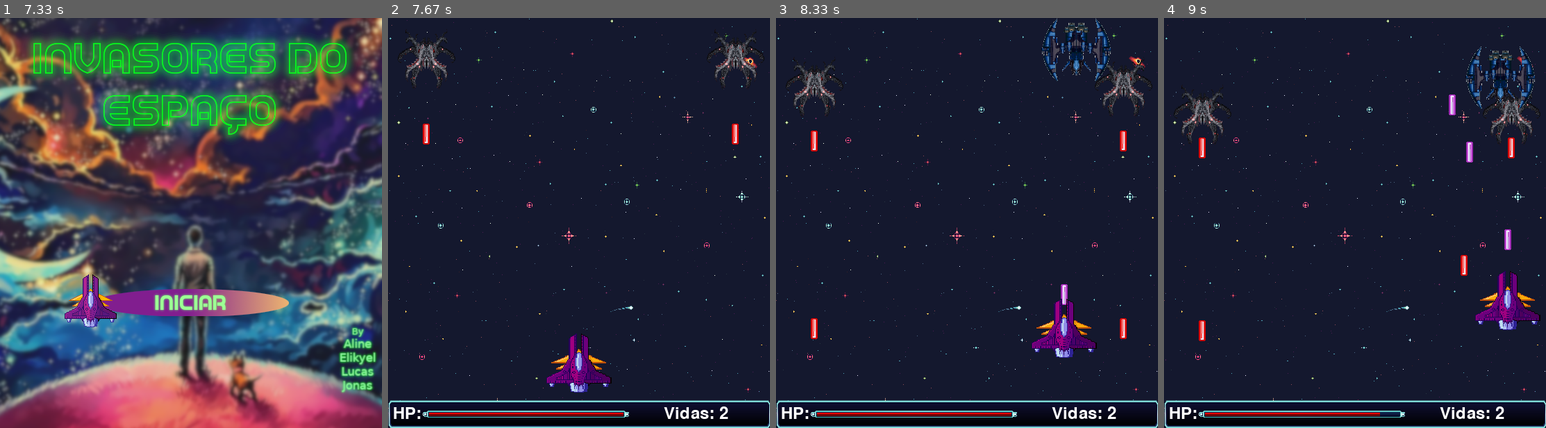
Above: before the commit, frames 1-4 (left to right).
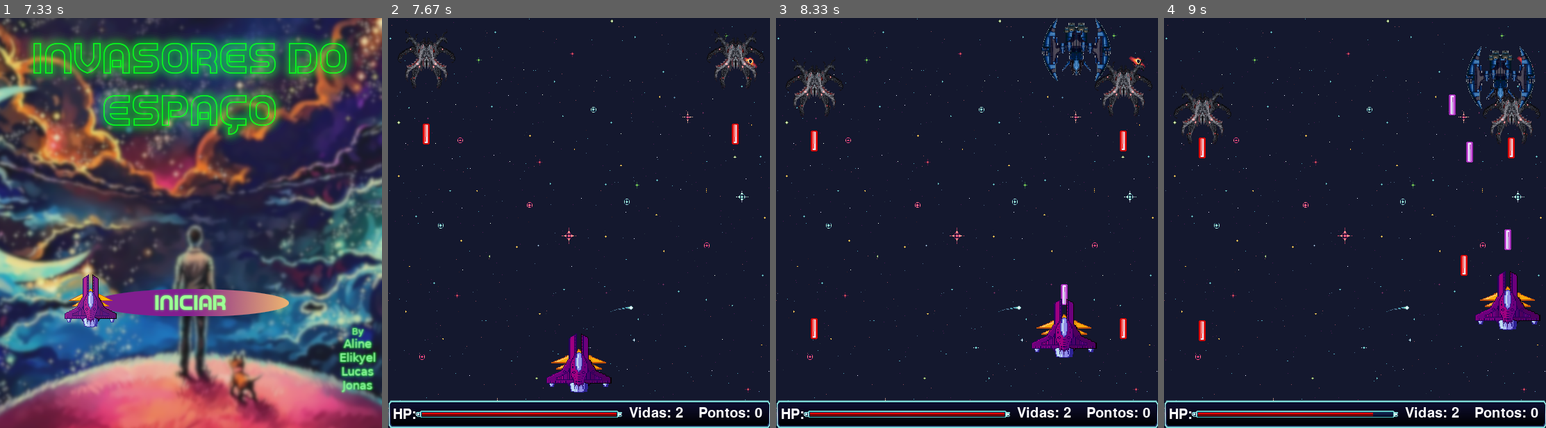
Above: after the commit, the same moments.

Repository: cjs-13/Projeto_pygame
Game: pygame game, started from main.py
Two runs of this game, one before a commit and one after it. Both use one fixed random seed, a clock stepped at 60 frames per second and the inputs below.
Inputs (mouse positions are in pixels of both pictures, inside the frame that each line leads up to):
- Up to frame 1 (7.33 s): no input
- Up to frame 2 (7.67 s): click (579, 206) at 7.38 s
- Up to frame 3 (8.33 s): hold Right 7.67-8.13 s; move the mouse to (882, 190) at 7.7 s; hold Up from 8.17 s (still down); tap Space at 8.23 s; tap U at 8.32 s
- Up to frame 4 (9 s): release Up at 8.47 s; hold Right 8.5-8.97 s; tap Space at 8.57, 8.87 s

Frame 1 is identical in both runs. In frame 2, 0.7% of the frame differs, in the area x 1-98%, y 94-98%; in frame 3, 0.7%; in frame 4, 0.7%.

Commit message:
Adição da pontuação do jogador no painel.
Agora os pontos também são exibidos no painel.

Diff:
--- a/main.py
+++ b/main.py
@@ -13,7 +13,7 @@
 
 pg.init()
 pg.font.init()
-FONT_PRINCIPAL = pg.font.SysFont("Letter Gothic", 35)
+FONT_PRINCIPAL = pg.font.SysFont("Letter Gothic", 30)
 TELA = pg.display.set_mode((LARGURA, ALTURA + 40))
 RELOGIO = pg.time.Clock()
 
@@ -284,10 +284,12 @@
     def draw_hp(self, tela): # Desenha na tela os status de hp e vida do jogador
         hp_label = FONT_PRINCIPAL.render("HP:", True, BRANCO)
         lives_label = FONT_PRINCIPAL.render(f"Vidas: {self.lives - 1}", True, BRANCO)
-        tela.blit(self.hp_img[0], (50, ALTURA + 15))
-        tela.blit(ch_scale(self.hp_img[1], (28 * self.hp, 5)), (59, ALTURA + 18))
-        TELA.blit(hp_label, (7, ALTURA + 7))
-        tela.blit(lives_label, (SCALE_LABEL_HP[0] + 100, ALTURA + 7))
+        pontos = FONT_PRINCIPAL.render(f"Pontos: {self.pontos}", True, BRANCO)
+        tela.blit(self.hp_img[0], (40, ALTURA + 15))
+        tela.blit(ch_scale(self.hp_img[1], (28 * self.hp, 5)), (49, ALTURA + 18))
+        tela.blit(hp_label, (7, ALTURA + 11))
+        tela.blit(lives_label, (SCALE_LABEL_HP[0] + 50, ALTURA + 9))
+        tela.blit(pontos, (SCALE_LABEL_HP[0] + 150 , ALTURA + 9))
 
 class Inimigo(Nave):
     def __init__(self, x, y, ai):
